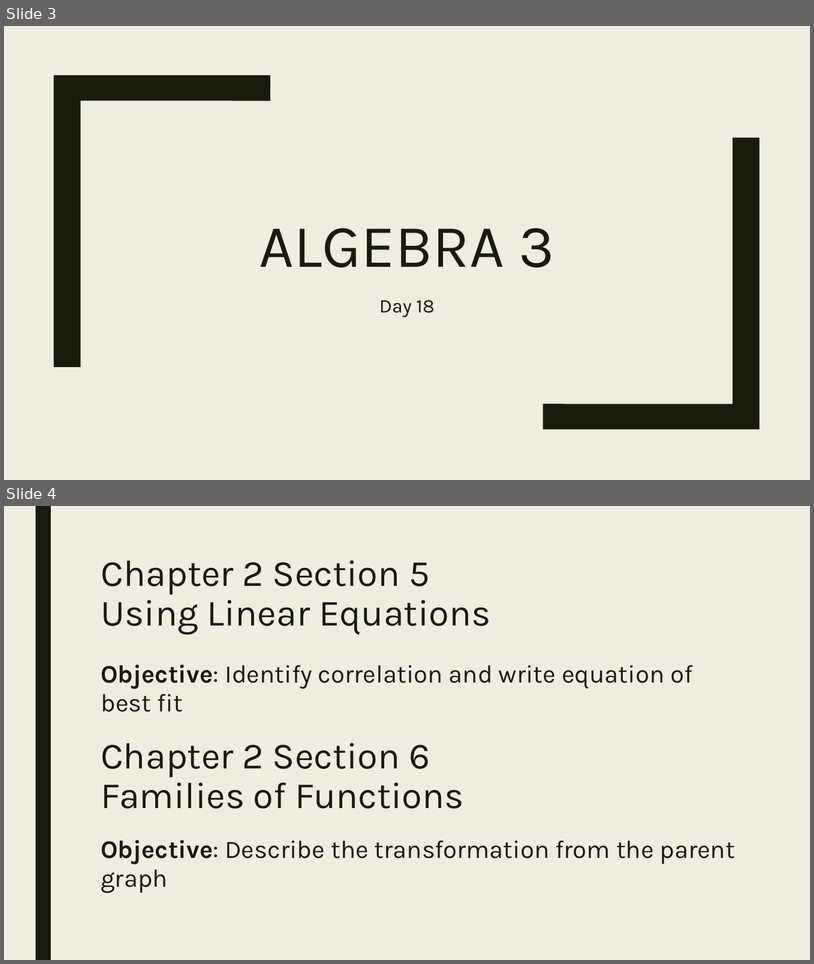
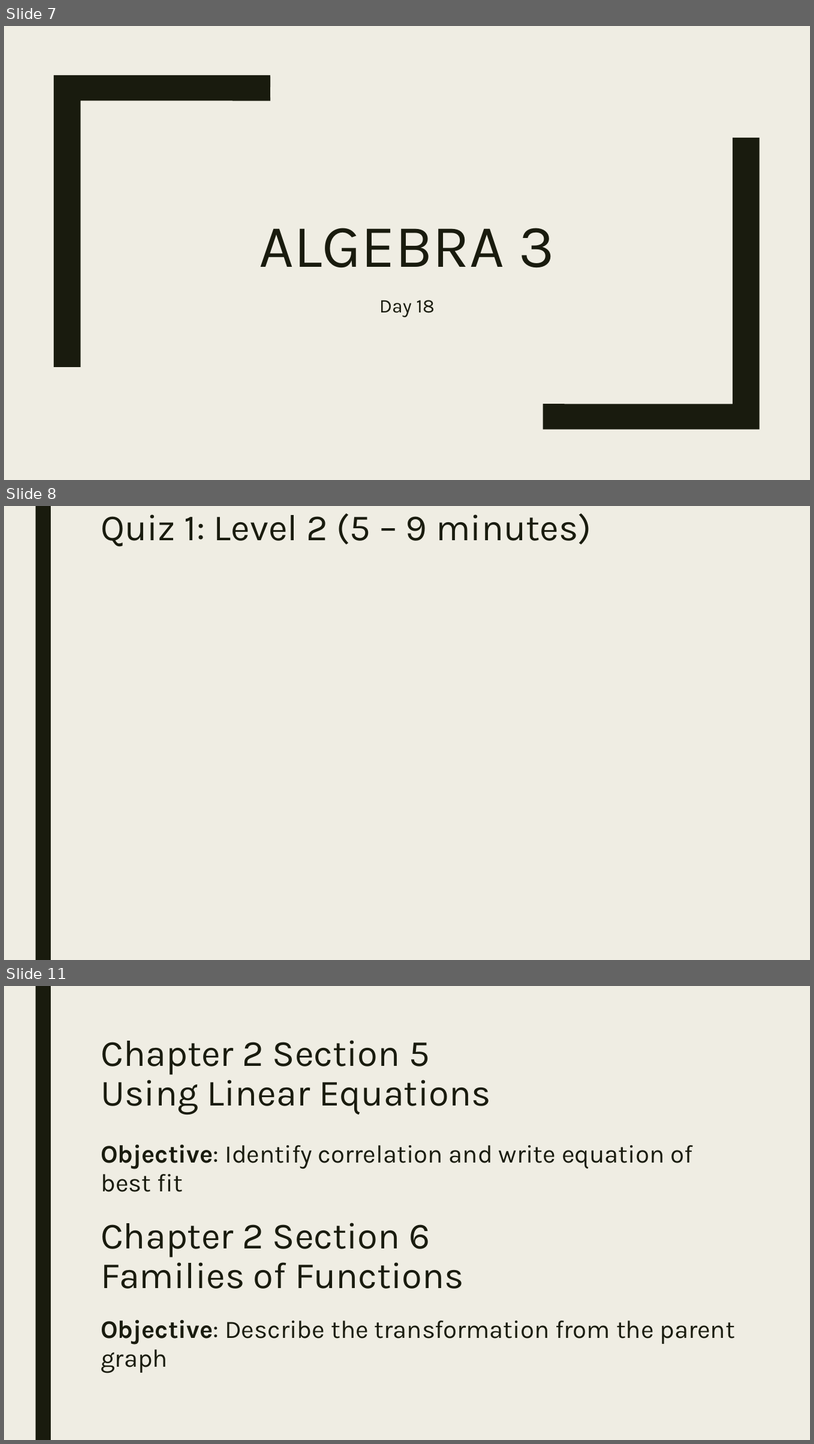
Before and after one commit to codecuddy/algebra_3-4, a slide deck: _PowerPoints/1st Semester/Unit 2 Relations and Functions/Algebra3_Day_018 2.5 Using Linear Functions and 2.6 Families of Functions.pptx. Shown one above the other, each under a label of ours: slides 3 and 4 before the commit, slides 7, 8 and 11 after it; the slides between them are not shown. The pictures are 814x964 and 814x1444 pixels, drawn with LibreOffice and Linux fonts; fonts in the diff are those of the drawing; grey boxes stand for pictures. Boxes give left, top, right and bottom in pixels: in the first picture for what was removed or moved away, otherwise in the second. Text is boxed around its words. In the diff, an @@ line names an element or a change of style, - is before the commit and + after.

```diff
--- a/_PowerPoints/1st Semester/Unit 2 Relations and Functions/Algebra3_Day_018 2.5 Using Linear Functions and 2.6 Families of Functions.pptx
+++ b/_PowerPoints/1st Semester/Unit 2 Relations and Functions/Algebra3_Day_018 2.5 Using Linear Functions and 2.6 Families of Functions.pptx
@@ slide 8 added at (x1=4, y1=506, x2=810, y2=960), background #EFEDE3; not listed: 1 template element that a slide beside it also shows @@
@@ title added at (x1=101, y1=513, x2=591, y2=547), 44 pt, text #191B0E @@
+Quiz 1: Level 2 (5 – 9 minutes)
@@ what was slide 3 is now slide 7 @@
@@ what was slide 4 is now slide 11 @@
```
Also in this commit, not shown: 2 slides changed, 6 other slides added, 37 other files.
